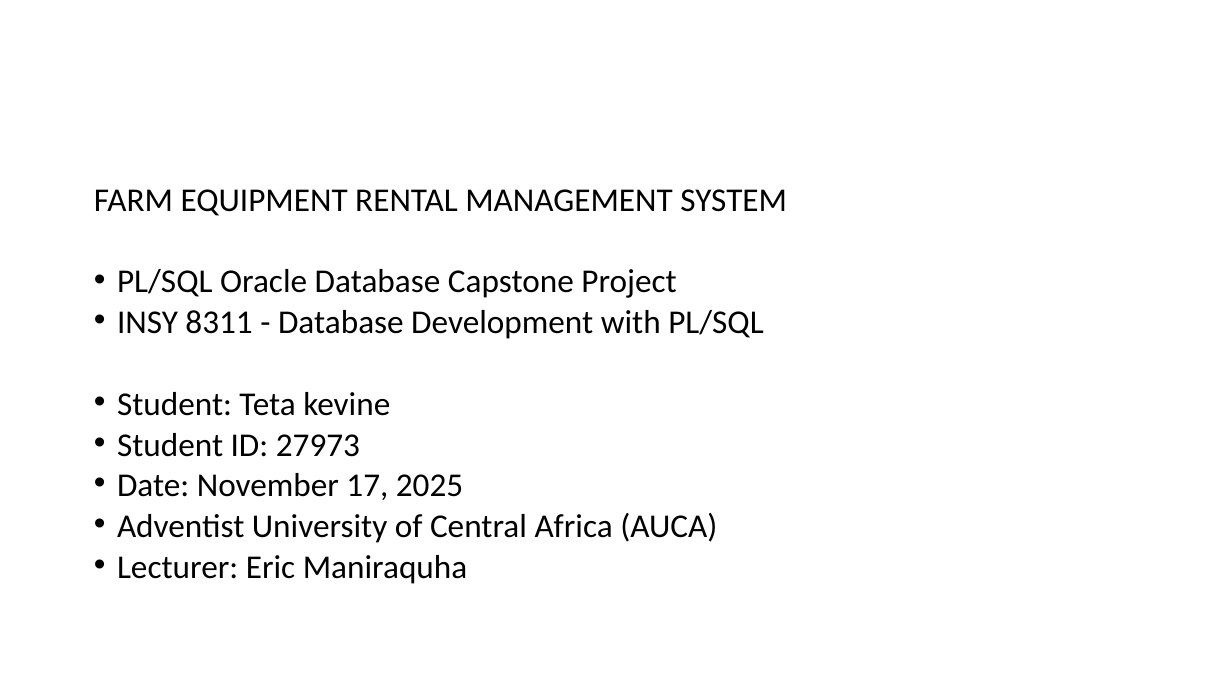
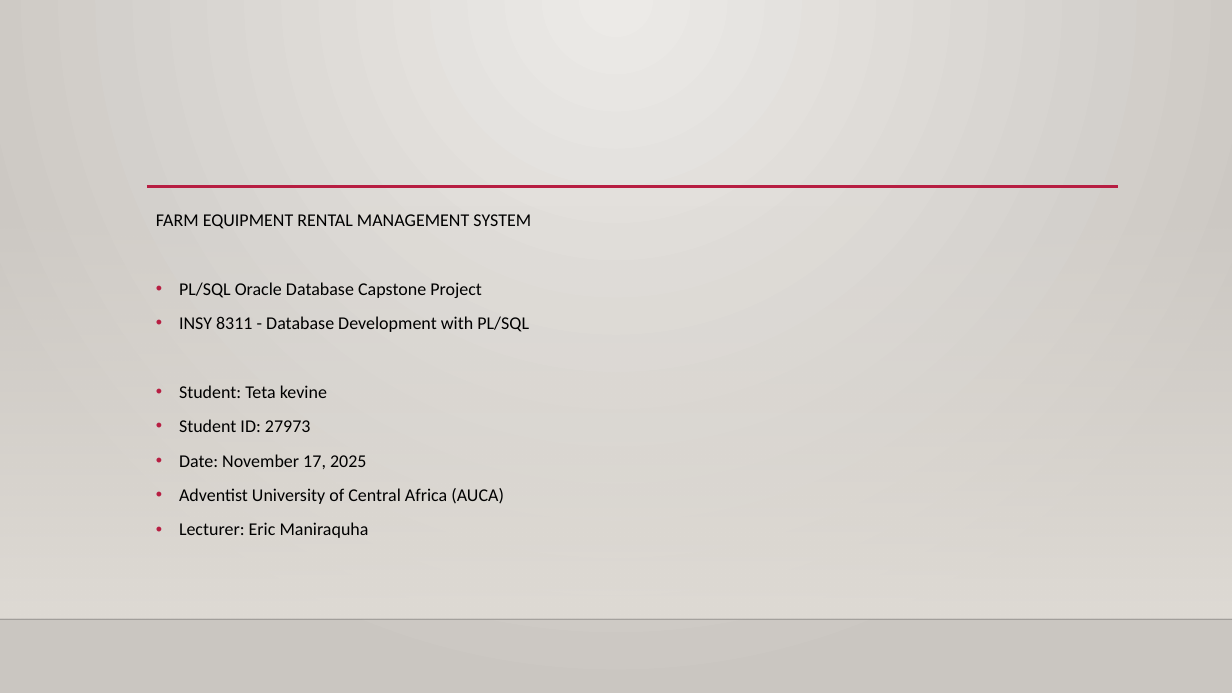
Before and after one commit to teta343/PL-SQL-Farm-Equipment-Rental-Management-System---Phase-I-PowerPoint-Presentation-final-project, a slide deck: slide 2 of Farm Equipment Rental Management System - Phase I.pptx. Drawn at 1232x693 pixels with LibreOffice and Linux fonts; fonts in the diff are those of the drawing; background and template pictures are left out. Boxes give left, top, right and bottom in pixels: in the first picture for what was removed or moved away, otherwise in the second. Text is boxed around its words. In the diff, an @@ line names an element or a change of style, - is before the commit and + after.

```diff
--- a/Farm Equipment Rental Management System - Phase I.pptx
+++ b/Farm Equipment Rental Management System - Phase I.pptx
@@ background #FFFFFF to gradient #ECEAE7 to #CAC7C1 @@
@@ rectangle added at [0, 204, 1232, 619], fill gradient #DFDBD5 @@
@@ text "FARM EQUIPMENT RENTAL MANAGEMENT SYSTEM": place and size @@
-text "FARM EQUIPMENT RENTAL MANAGEMENT SYSTEM" at [94, 189, 787, 584]
+text "FARM EQUIPMENT RENTAL MANAGEMENT SYSTEM" at [156, 214, 531, 538]
@@ text "FARM EQUIPMENT RENTAL MANAGEMENT SYSTEM" at [156, 214, 531, 538]: size 25.9 to 14 pt; line spacing 0.7 to 1 @@
@@ line added from (147, 187) to (1118, 187), #B71E42 2.5 pt @@
@@ line added from (0, 619) to (1232, 619), #000001 1 pt @@
```
Also in this commit, not shown: 5 other slides changed, 2 slides added, 1 slide removed.
